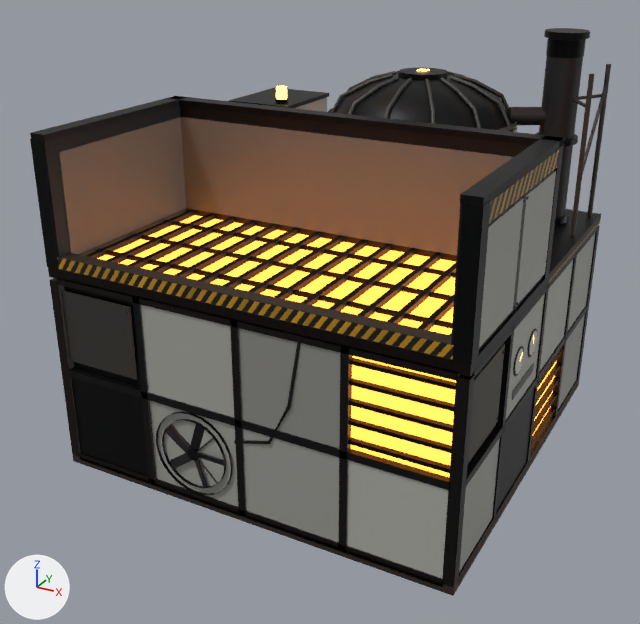
Before and after pictures for a commit that changed the glTF model game/assets/models/props/smelter.glb.
Rendered twice from a 50 mm lens placed at (4.73, -6.34, 3.87), pointed at (0.89, 0.64, 0.38). Lighting does not change. The marker at lower left points along +X, +Y and +Z. The older version comes first. Vertices at exactly the same position are counted once.

Objects in the first picture: 'Body', 'Fan'.
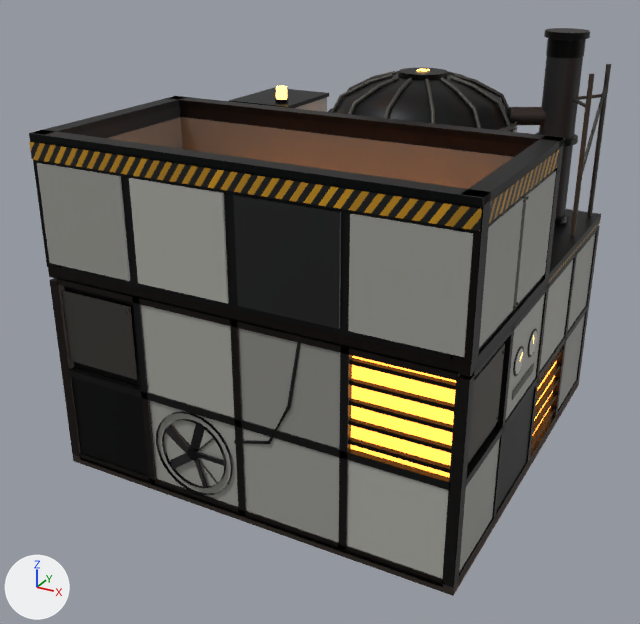
The change, as a diff of the scene's bpy script:
```diff
--- a/game/assets/models/props/smelter.glb.py
+++ b/game/assets/models/props/smelter.glb.py
@@ me_body @@
 # used by ob_body; location = (0.0, 0.0, 0.0)
-me_body.from_pydata(...)  # 4314 vertices, 5932 faces; spans x -1.0..2.99, y -1.0..3.0, z -1.0..2.93
+me_body.from_pydata(...)  # 4336 vertices, 5992 faces; spans x -1.0..2.99, y -1.01..3.0, z -1.0..2.93
+# me_body part 1: a new loose piece, a box spanning x -0.94..-0.04, y -1.01..-0.99, z 1.1..2.0, in mat_m_convpanel
+# me_body part 2: a new loose piece, a box spanning x 0.06..0.96, y -1.01..-0.99, z 1.1..2.0, in mat_m_convpanel
+# me_body part 3: a new loose piece, a box spanning x 1.06..1.96, y -1.01..-0.99, z 1.1..2.0, in mat_m_convpanel
+# me_body part 4: a new loose piece, a box spanning x 2.04..2.94, y -1.01..-0.99, z 1.1..2.0, in mat_m_convpanel
+# me_body part 5: a new loose piece, a box spanning x -0.99..2.99, y -1.005..-0.845, z 2.19..2.25, in mat_m_convmetal
+# me_body part 6: 40 loose pieces with 160 vertices, spanning x -0.97..2.99, y -0.99, z 1.05..1.16, are deleted
+# me_body part 7
+# 10 vertices are removed from x -0.99..2.99, y -0.99..-0.86, z 1.05..1.17
+# 28 faces are deleted
+# 65 vertices are added at x -0.99..2.99, y -1.01..-0.86, z 2.03..2.2
+# 52 new vertices lie (0.06, 0.0, 0.0) away from vertices in x -0.98..2.85, y -1.01, z 2.03..2.18
+# 12 new vertices lie (-0.11, 0.0, -0.15) away from vertices in x -0.27..2.85, y -1.01, z 2.18
+# 12 new vertices lie (-0.1, 0.0, -0.15) away from vertices in x -0.21..2.91, y -1.01, z 2.18
+# 69 new faces join them, mat_m_convpanel
+# 26 new faces join them, mat_m_convmetal
+# other edits to the shape of me_body do not show in these pictures
 me_body.materials.append(mat_m_convpanel)
```

Where the change shows, as pixel boxes (x1, y1, x2, y2) in the pictures (640 x 624 px):
'Body', reshaped: before (30, 28, 611, 596); after (29, 28, 611, 596)
part 1 of me_body, added: after (37, 163, 130, 281)
part 2 of me_body, added: after (129, 178, 229, 303)
part 3 of me_body, added: after (233, 195, 341, 329)
part 4 of me_body, added: after (348, 214, 473, 357)
part 5 of me_body, added: after (29, 130, 491, 207)
part 6 of me_body, deleted: before (57, 257, 454, 359)
part 7 of me_body, built on: before (48, 200, 601, 377); after (31, 142, 601, 377)
